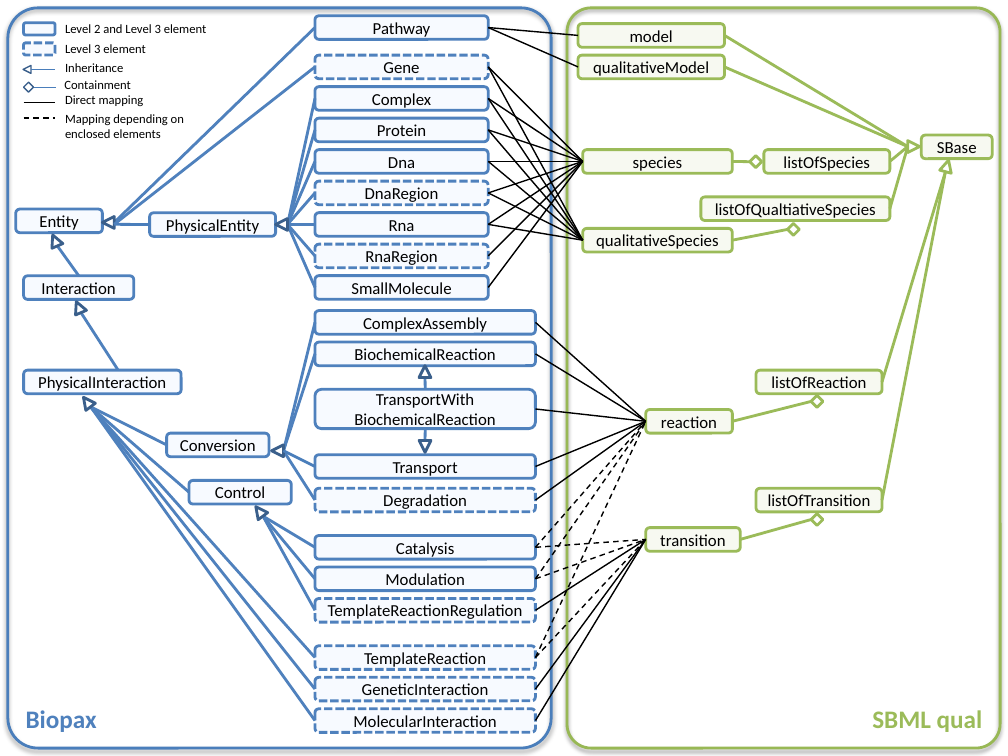
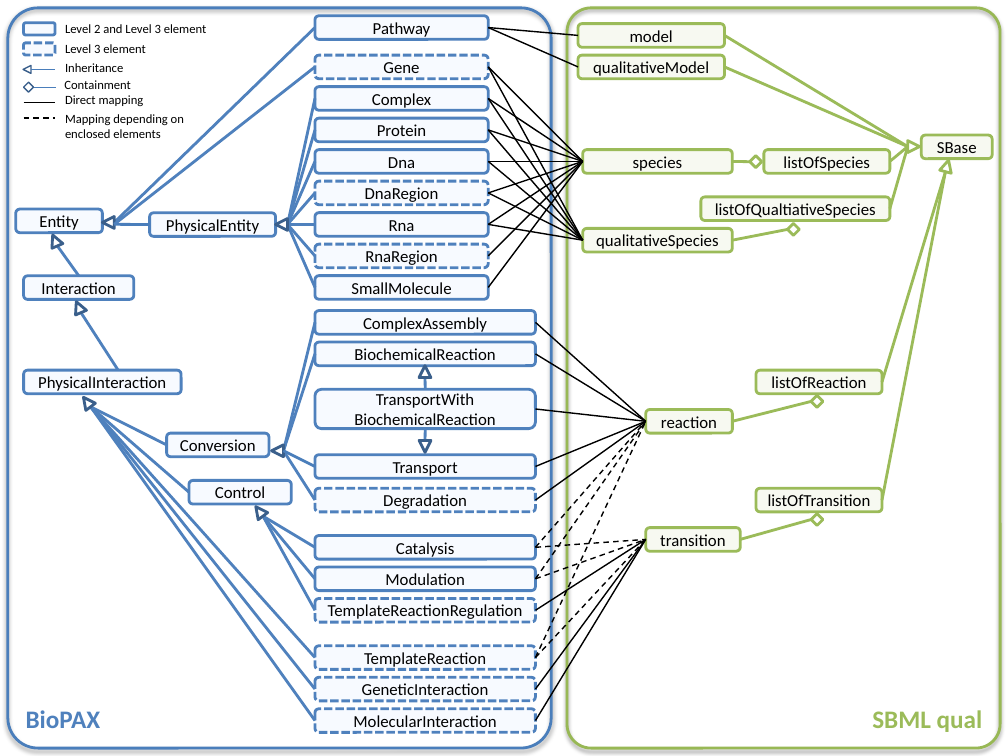
Before and after one commit to draeger-lab/SBVC, a slide deck: slide 6 of doc/ECCB2012_paper/Conversion.pptx. Drawn at 1008x756 pixels with LibreOffice and Linux fonts; fonts in the diff are those of the drawing. Boxes give left, top, right and bottom in pixels: in the first picture for what was removed or moved away, otherwise in the second. Text is boxed around its words. In the diff, an @@ line names an element or a change of style, - is before the commit and + after.

```diff
--- a/doc/ECCB2012_paper/Conversion.pptx
+++ b/doc/ECCB2012_paper/Conversion.pptx
@@ text at [26, 710, 101, 728]: text changed @@
-Biopax
+BioPAX
```
Also in this commit, not shown: 5 other slides changed, 10 other files.
